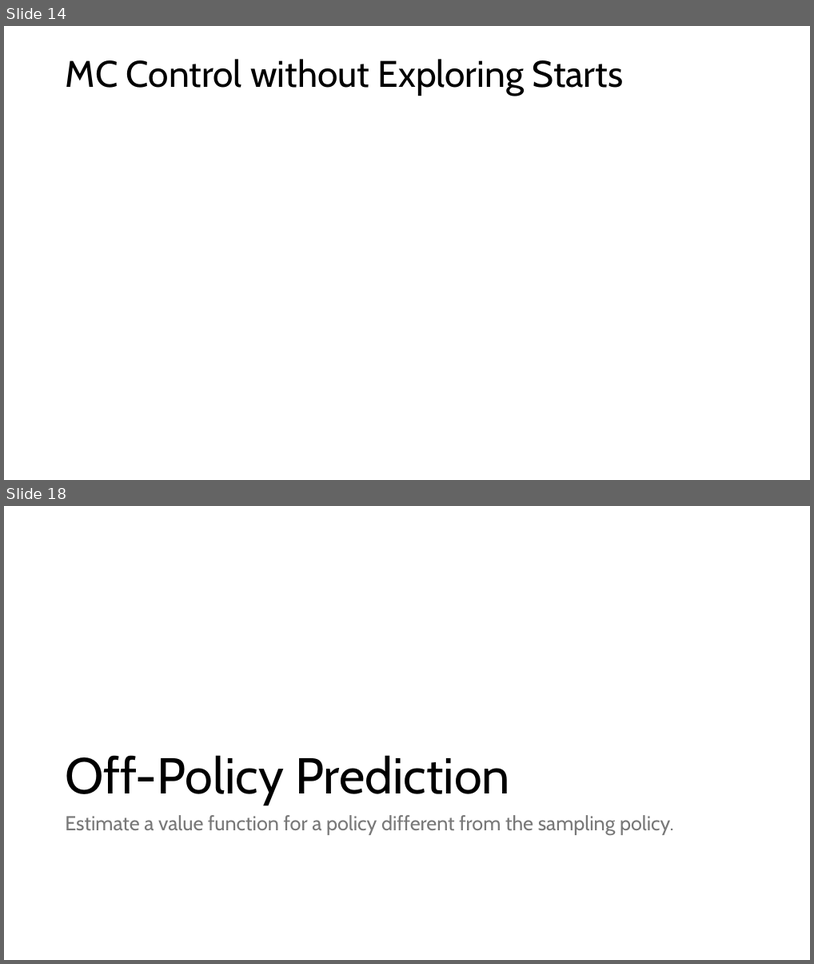
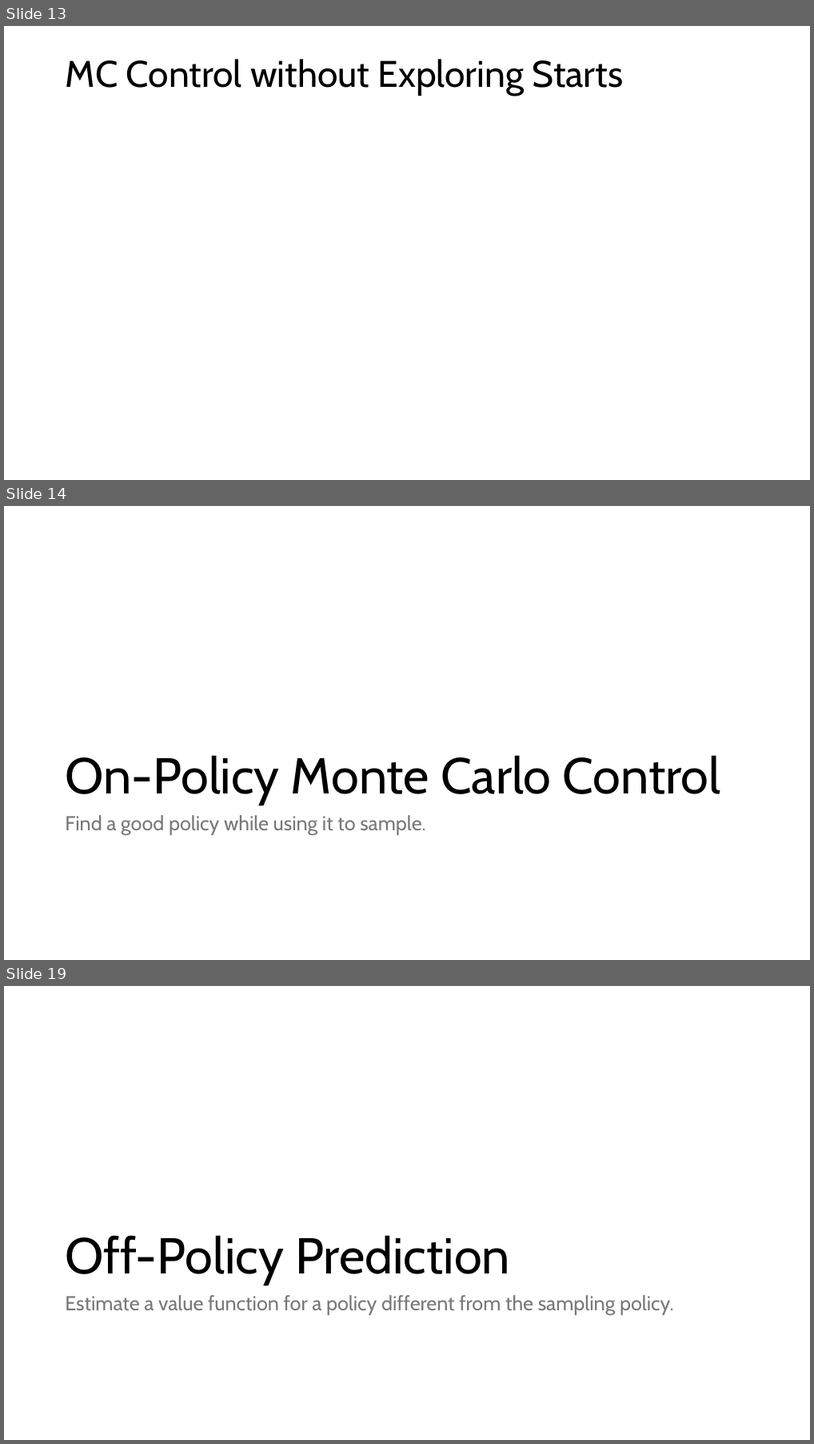
Before and after one commit to mhahsler/Introduction_to_Reinforcement_Learning, a slide deck: slides/Lecture_Chapter05.pptx. Shown one above the other, each under a label of ours: slides 14 and 18 before the commit, slides 13, 14 and 19 after it; the slides between them are not shown. The pictures are 814x964 and 814x1444 pixels, drawn with LibreOffice and Linux fonts; fonts in the diff are those of the drawing; grey boxes stand for pictures. Boxes give left, top, right and bottom in pixels: in the first picture for what was removed or moved away, otherwise in the second. Text is boxed around its words. In the diff, an @@ line names an element or a change of style, - is before the commit and + after.

```diff
--- a/slides/Lecture_Chapter05.pptx
+++ b/slides/Lecture_Chapter05.pptx
@@ slide 14 added at <box>4,506,810,960</box>, background #FFFFFF @@
@@ title added at <box>65,755,721,805</box>, 60 pt, text #000000 @@
+On-Policy Monte Carlo Control
@@ text added at <box>65,815,426,835</box>, 24 pt, text #797979 @@
+Find a good policy while using it to sample.
@@ what was slide 14 is now slide 13 @@
@@ what was slide 18 is now slide 19 @@
```
Also in this commit, not shown: 8 slides changed, 1 slide removed, 2 other files.
